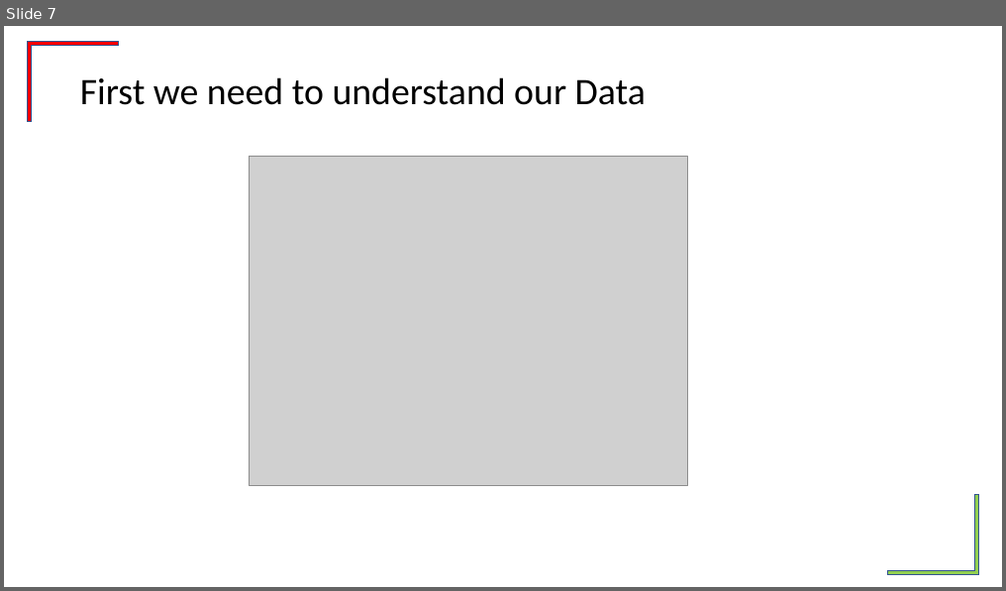
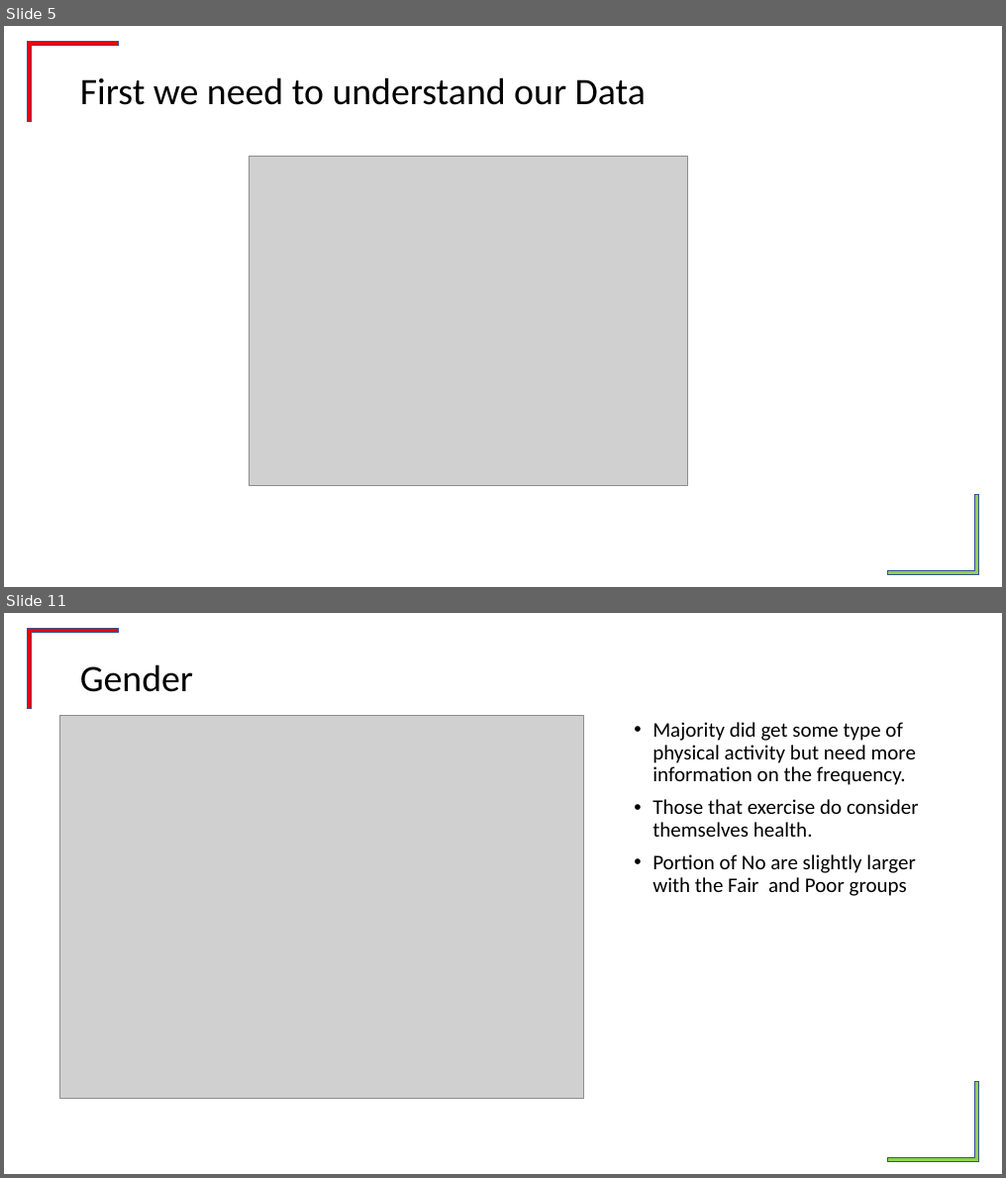
Before and after one commit to tonianderson7329/What-the-Variable, a slide deck: Toni_Powerpoint.pptx. Shown one above the other, each under a label of ours: slide 7 before the commit, slides 5 and 11 after it; the slides between them are not shown. The pictures are 1006x591 and 1006x1178 pixels, drawn with LibreOffice and Linux fonts; fonts in the diff are those of the drawing; grey boxes stand for pictures; background and template pictures are left out. Boxes give left, top, right and bottom in pixels: in the first picture for what was removed or moved away, otherwise in the second. Text is boxed around its words. In the diff, an @@ line names an element or a change of style, - is before the commit and + after.

```diff
--- a/Toni_Powerpoint.pptx
+++ b/Toni_Powerpoint.pptx
@@ slide 11 added at box(4, 613, 1002, 1174), background #FFFFFF; not listed: 2 template elements that a slide beside it also shows @@
@@ title added at box(80, 664, 193, 692), 36 pt, text #000000 @@
+Gender
@@ picture added at box(60, 716, 584, 1100) @@
@@ text added at box(652, 722, 919, 896), 20 pt, text #000000 @@
+• Majority did get some type of physical activity but need more information on the frequency.
+• Those that exercise do consider themselves health.
+• Portion of No are slightly larger with the Fair and Poor groups
@@ what was slide 7 is now slide 5 @@
```
Also in this commit, not shown: 7 slides changed, 15 other slides added, 2 slides removed.
